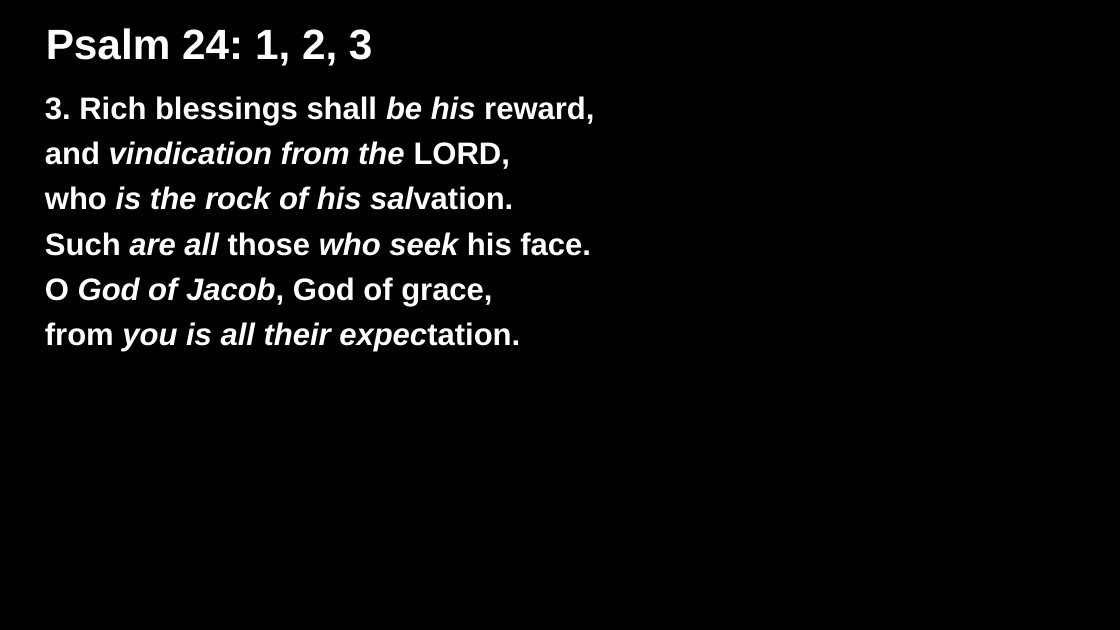
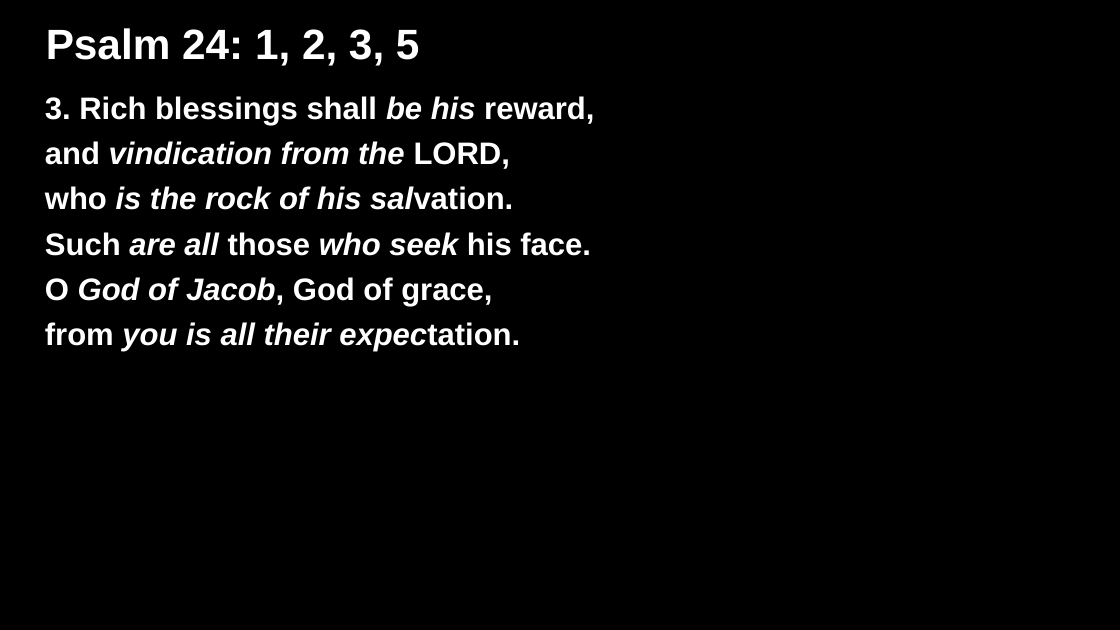
Before and after one commit to lfnincao/lyrics-presentation-creator, a slide deck: slide 11 of Lyrics.odp (slide 3 before the commit). Drawn at 1120x630 pixels with LibreOffice and Linux fonts; fonts in the diff are those of the drawing. Boxes give left, top, right and bottom in pixels: in the first picture for what was removed or moved away, otherwise in the second. Text is boxed around its words. In the diff, an @@ line names an element or a change of style, - is before the commit and + after.

```diff
--- a/Lyrics.odp
+++ b/Lyrics.odp
@@ title at (x1=46, y1=28, x2=420, y2=66): text changed @@
-Psalm 24: 1, 2, 3
+Psalm 24: 1, 2, 3, 5
```
Also in this commit, not shown: 2 other slides changed, 9 slides added, 2 other files.
